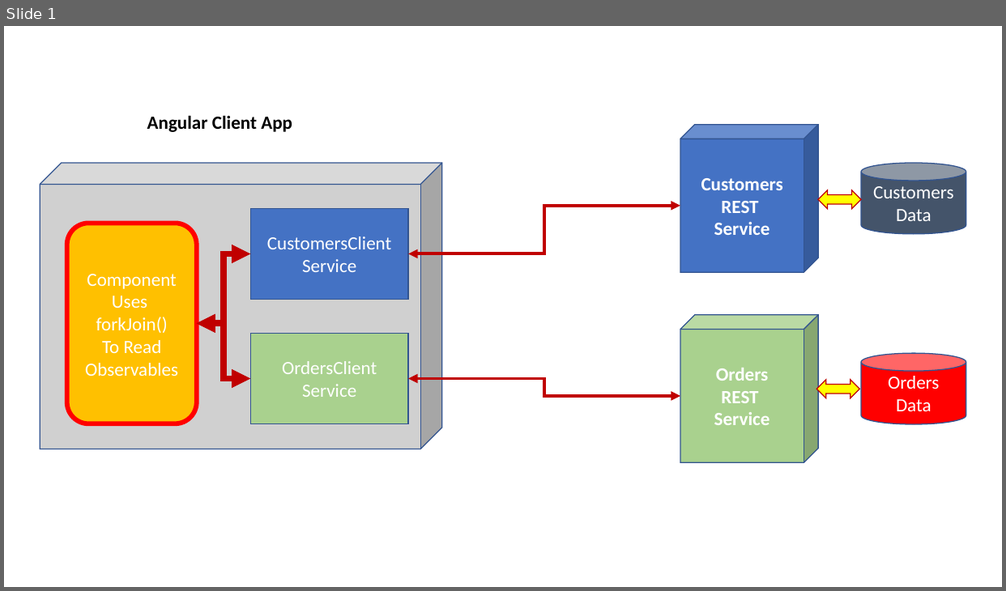
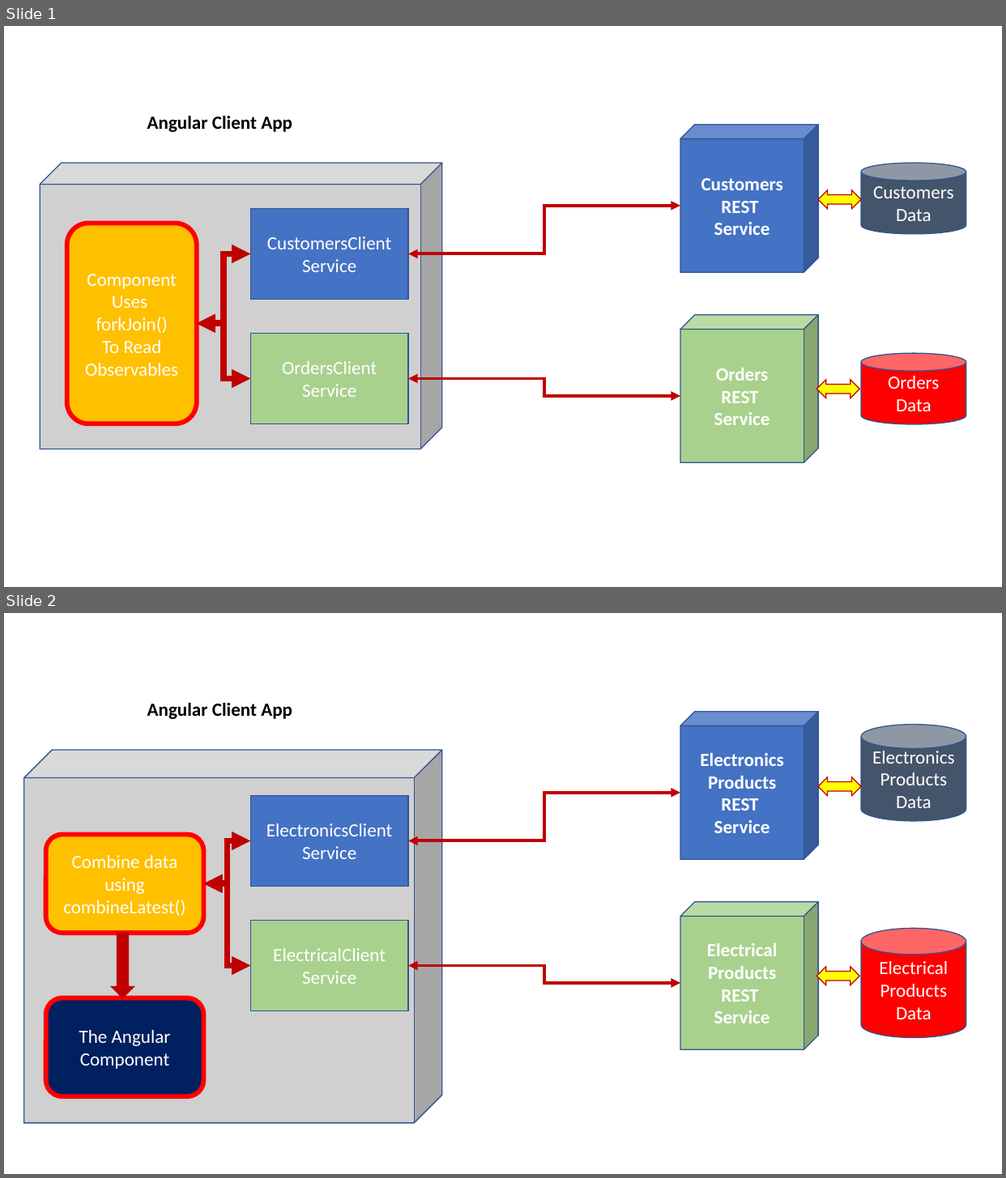
Before and after one commit to sunilrai86/rxjs_parallel_calls, a slide deck: images/ppts.pptx. Shown one above the other, each under a label of ours: slide 1 before the commit, slides 1 and 2 after it. The pictures are 1006x591 and 1006x1178 pixels, drawn with LibreOffice and Linux fonts; fonts in the diff are those of the drawing; grey boxes stand for pictures. Boxes give left, top, right and bottom in pixels: in the first picture for what was removed or moved away, otherwise in the second. Text is boxed around its words. In the diff, an @@ line names an element or a change of style, - is before the commit and + after.

```diff
--- a/images/ppts.pptx
+++ b/images/ppts.pptx
@@ slide 2 added at [4,613,1002,1174], background #FFFFFF @@
@@ text added at [147,702,292,719], 18 pt, text #000000, bold @@
+Angular Client App
@@ cube added at [681,712,819,860], fill #4472C4, outline #325491 1 pt, 18 pt, text #FFFFFF, bold @@
+Electronics Products
+REST
+Service
@@ cylinder added at [861,725,966,821], fill #44546A, outline #325491 1 pt, 18 pt, text #FFFFFF @@
+Electronics Products
+Data
@@ picture added at [24,750,443,1123] @@
@@ left right arrow added at [819,777,861,796], fill #FFFF00, outline #C00000 1 pt @@
@@ rectangle added at [250,796,408,886], fill #4472C4, outline #325491 1 pt, 18 pt, text #FFFFFF @@
+ElectronicsClient
+Service
@@ elbow double arrow added from (408, 841) to (681, 793), #C00000 3 pt @@
@@ rounded rectangle added at [46,835,204,934], fill #FFC000, outline #FF0000 4.5 pt, 18 pt, text #FFFFFF @@
+Combine data using combineLatest()
@@ elbow double arrow added from (204, 884) to (250, 841), #C00000 6 pt @@
@@ elbow double arrow added from (204, 884) to (250, 965), #C00000 6 pt @@
@@ cube added at [681,902,819,1050], fill #A9D18E, outline #325491 1 pt, 18 pt, text #FFFFFF, bold @@
+Electrical Products
+REST
+Service
@@ rectangle added at [250,921,408,1012], fill #A9D18E, outline #325491 1 pt, 18 pt, text #FFFFFF @@
+ElectricalClient
+Service
@@ cylinder added at [861,928,966,1037], fill #FF0000, outline #325491 1 pt, 18 pt, text #FFFFFF @@
+Electrical Products
+Data
@@ down arrow added at [111,934,134,999], fill #C00000, outline #C00000 1 pt @@
@@ elbow double arrow added from (408, 965) to (681, 983), #C00000 3 pt @@
@@ left right arrow added at [817,967,859,986], fill #FFFF00, outline #C00000 1 pt @@
@@ rounded rectangle added at [46,999,204,1097], fill #002060, outline #FF0000 4.5 pt, 18 pt, text #FFFFFF @@
+The Angular Component
```
Also in this commit, not shown: 1 other slide added, 11 other files.
